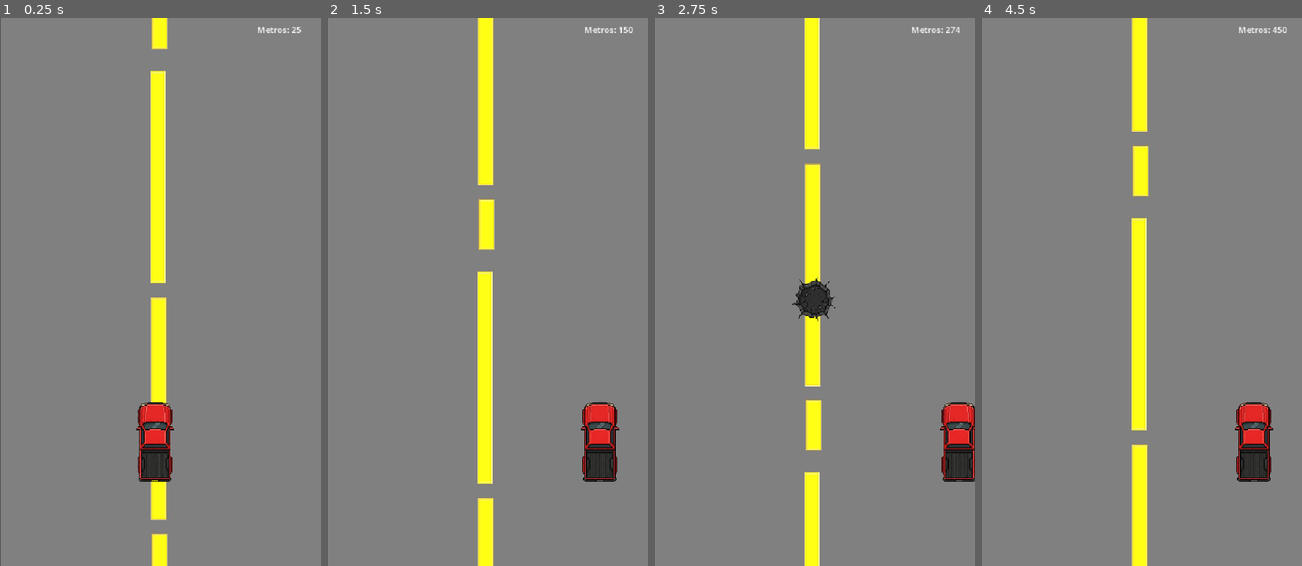
Above: before the commit, frames 1-4 (left to right).
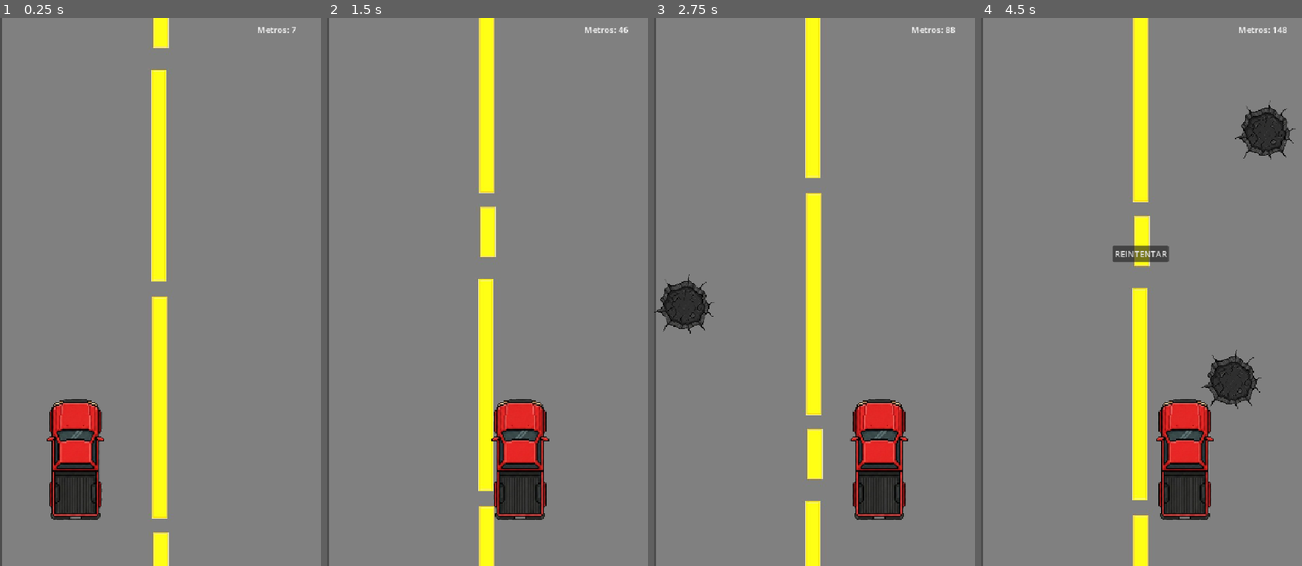
Above: after the commit, the same moments.

Repository: Alexder14/godot-camioneta-runner
Game: Godot game, scene res://mundo2.tscn
Two runs of this game, one before a commit and one after it. Both use one fixed random seed, a clock stepped at 60 frames per second and the inputs below.
Inputs:
- Up to frame 1 (0.25 s): no input
- Up to frame 2 (1.5 s): hold Right (ui_right) 0.53-1.28 s; hold Left (ui_left) from 1.28 s (still down)
- Up to frame 3 (2.75 s): release Left (ui_left) at 2.03 s; hold Right (ui_right) from 2.03 s (still down)
- Up to frame 4 (4.5 s): release Right (ui_right) at 3.53 s; hold Left (ui_left) from 3.53 s (still down)

The runs differ from the first frame. In frame 1, 6.7% of the frame differs, in the area x 0-94%, y 0-100%; in frame 2, 7.2%; in frame 3, 9.3%; in frame 4, 10%, in the area x 0-99%, y 0-100%.

Commit message:
Lógica terminada: Dificultad progresiva y corrección de distribución de obstáculos

Diff:
--- /dev/null
+++ b/Global.gd
@@ -0,0 +1,8 @@
+extends Node
+
+# Velocidad inicial del juego (300 pixeles por segundo)
+var velocidad = 300.0
+
+# Función para reiniciar cuando pierdas (volver a velocidad normal)
+func reset():
+	velocidad = 300.0
--- a/mundo2.tscn
+++ b/mundo2.tscn
@@ -9,7 +9,7 @@
 [ext_resource type="AudioStream" uid="uid://dnv4m61njv6ud" path="res://impact.mp3" id="7_54eo1"]
 
 [sub_resource type="RectangleShape2D" id="RectangleShape2D_vhn5n"]
-size = Vector2(73, 158.5625)
+size = Vector2(95.5, 225.64063)
 
 [node name="Mundo" type="Node2D"]
 script = ExtResource("1_jcb7u")
@@ -21,7 +21,7 @@
 motion_mirroring = Vector2(0, 1000)
 
 [node name="Sprite2D" type="Sprite2D" parent="ParallaxBackground/ParallaxLayer"]
-position = Vector2(2, 4)
+position = Vector2(4, 1)
 texture = ExtResource("1_v7ikv")
 centered = false
 
@@ -29,12 +29,12 @@
 script = ExtResource("1_q0qo4")
 
 [node name="Sprite2D" type="Sprite2D" parent="Jugador"]
-position = Vector2(290.00003, 792)
-scale = Vector2(0.4345, 0.47615612)
+position = Vector2(140.99998, 825)
+scale = Vector2(0.65725005, 0.7200781)
 texture = ExtResource("5_jcb7u")
 
 [node name="CollisionShape2D" type="CollisionShape2D" parent="Jugador"]
-position = Vector2(290.5, 793.71875)
+position = Vector2(140, 821)
 shape = SubResource("RectangleShape2D_vhn5n")
 
 [node name="Timer" type="Timer" parent="."]
--- a/mundo_2.gd
+++ b/mundo_2.gd
@@ -1,47 +1,48 @@
 extends Node2D
 
-# Cargamos el molde del obstáculo
 var obstaculo_scene = preload("res://obstaculo.tscn")
 var score = 0.0
 
 func _process(delta):
-	# 1. Aumentar puntaje (metros recorridos)
-	score += 100 * delta
-	# Actualizar texto en pantalla
+	# 1. PUNTAJE
+	score += Global.velocidad * delta * 0.1
 	$CanvasLayer/ScoreLabel.text = "Metros: " + str(int(score))
+
+	# 2. ACELERACIÓN AGRESIVA (DÍA 7 MEJORADO)
+	# Antes era 5.0. Ahora le ponemos 15.0.
+	# ¡Esto hará que cada 10 segundos el juego sea visiblemente más rápido!
+	Global.velocidad += 15.0 * delta
+
+	# 3. SPAWNER DINÁMICO (¡NUEVO!)
+	# Matemáticas simples: Si vas al doble de velocidad, los obstáculos salen el doble de rápido.
+	# 300.0 es la velocidad base. 1.5 es el tiempo base.
+	var nuevo_tiempo = 1.5 * (300.0 / Global.velocidad)
+
+	# Nunca dejar que baje de 0.5 segundos (para que no sea imposible)
+	$Timer.wait_time = clamp(nuevo_tiempo, 0.5, 1.5)
 
 func _on_timer_timeout():
 	var nuevo_obstaculo = obstaculo_scene.instantiate()
 
-	# --- AJUSTE PARA PANTALLA VERTICAL (600px) ---
-	# La pantalla mide 600 de ancho.
-	# Dejamos 50px de margen a los lados para que no queden cortados.
-	var x_random = randf_range(50, 550)
-	# ---------------------------------------------
+	# Rango para pantalla vertical
+	var x_random = randf_range(20, 550)
 
 	nuevo_obstaculo.position = Vector2(x_random, -50)
 	nuevo_obstaculo.z_index = 10
 	add_child(nuevo_obstaculo)
 
 func game_over():
-	print("💀 MUNDO: Game Over recibido.")
-
-	# Mostrar botón de reinicio
+	print("💀 MUNDO: Game Over")
 	$CanvasLayer/RestartButton.visible = true
 
-	# --- AUDIO (Si ya agregaste los nodos del Día 6) ---
-	# Si te da error aquí, es porque no has creado los nodos de audio todavía.
-	# Puedes borrar estas dos líneas si aún no tienes audio.
 	if has_node("MusicaFondo"):
 		$MusicaFondo.stop()
 	if has_node("SonidoChoque"):
 		$SonidoChoque.play()
-	# ---------------------------------------------------
 
-	# Pausar el juego
 	get_tree().paused = true
 
 func _on_restart_button_pressed():
-	# Quitar pausa y reiniciar
+	Global.reset()
 	get_tree().paused = false
 	get_tree().reload_current_scene()
--- a/obstaculo.gd
+++ b/obstaculo.gd
@@ -5,12 +5,11 @@
 
 # FUNCIÓN 1: MOVIMIENTO (Lo que ya tenías)
 func _process(delta):
-	position.y += VELOCIDAD * delta
+	# USAMOS VELOCIDAD GLOBAL
+	position.y += Global.velocidad * delta
 
-	# Borrar si sale de la pantalla
-	if position.y > 800:
+	if position.y > 1100:
 		queue_free()
-
 # FUNCIÓN 2: DETECTAR CHOQUE (¡ESTA FALTABA!)
 # Esta es la que detiene el juego.
 func _on_body_entered(body):
--- a/obstaculo.tscn
+++ b/obstaculo.tscn
@@ -4,18 +4,18 @@
 [ext_resource type="Texture2D" uid="uid://b2uilhucyajvr" path="res://bache.png" id="2_phkyr"]
 
 [sub_resource type="RectangleShape2D" id="RectangleShape2D_phkyr"]
-size = Vector2(101, 113.65625)
+size = Vector2(75.5, 79.5)
 
 [node name="Obstaculo" type="Area2D"]
 script = ExtResource("1_phkyr")
 
 [node name="Sprite2D" type="Sprite2D" parent="."]
-position = Vector2(241.2576, 205.55234)
-scale = Vector2(0.35496956, 0.38579068)
+position = Vector2(29, 177)
+scale = Vector2(0.48200002, 0.5)
 texture = ExtResource("2_phkyr")
 
 [node name="CollisionShape2D" type="CollisionShape2D" parent="."]
-position = Vector2(242, 206)
+position = Vector2(32, 179)
 shape = SubResource("RectangleShape2D_phkyr")
 
 [connection signal="body_entered" from="." to="." method="_on_body_entered"]
--- a/parallax_background.gd
+++ b/parallax_background.gd
@@ -4,5 +4,5 @@
 const VELOCIDAD = 300.0
 
 func _process(delta):
-	# Movemos el fondo hacia abajo
-	scroll_offset.y += VELOCIDAD * delta
+	# AHORA USAMOS LA VELOCIDAD DEL GLOBAL
+	scroll_offset.y += Global.velocidad * delta
--- a/project.godot
+++ b/project.godot
@@ -15,6 +15,10 @@
 config/features=PackedStringArray("4.5", "Mobile")
 config/icon="res://icon.svg"
 
+[autoload]
+
+Global="*res://Global.gd"
+
 [display]
 
 window/size/viewport_width=600
Not shown, added: Global.gd.uid
